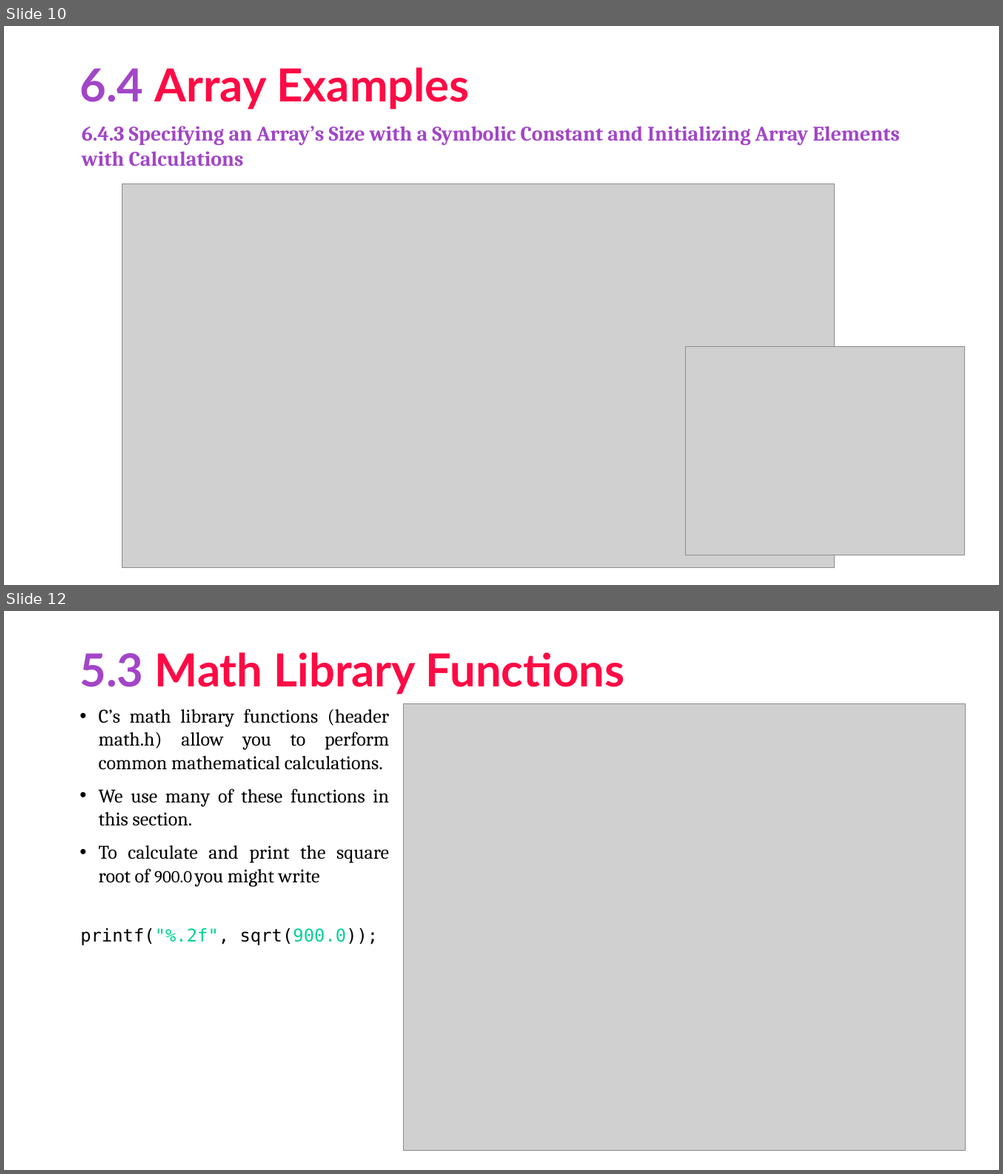
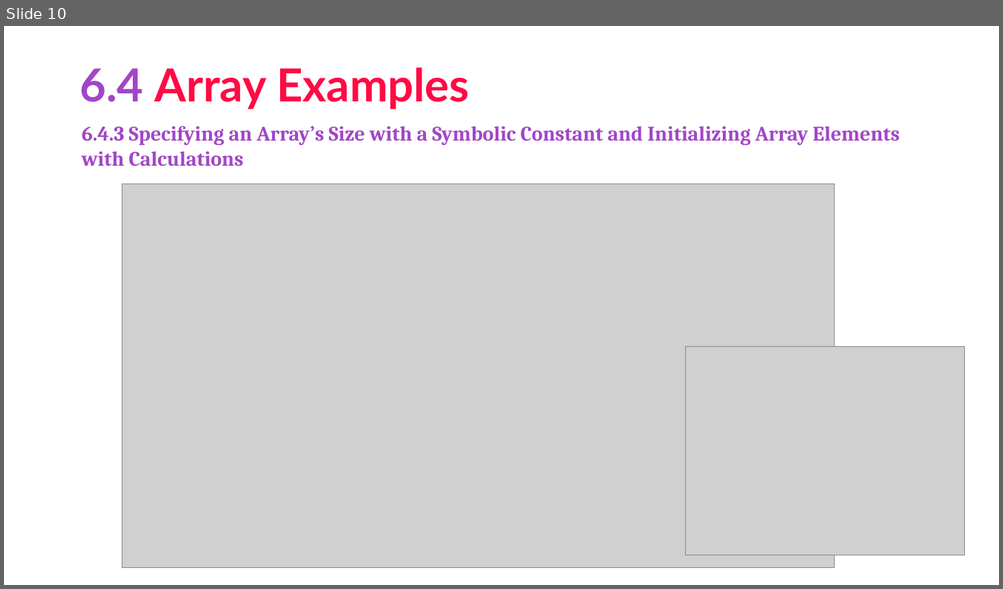
Before and after one commit to asimriaz/FOP, a slide deck: Chapter 6.pptx. Shown one above the other, each under a label of ours: slides 10 and 12 before the commit, slide 10 after it; the slides between them are not shown. The pictures are 1003x1174 and 1003x589 pixels, drawn with LibreOffice and Linux fonts; fonts in the diff are those of the drawing; grey boxes stand for pictures; background and template pictures are left out. Boxes give left, top, right and bottom in pixels: in the first picture for what was removed or moved away, otherwise in the second. Text is boxed around its words. In the diff, an @@ line names an element or a change of style, - is before the commit and + after.

```diff
--- a/Chapter 6.pptx
+++ b/Chapter 6.pptx
@@ slide 12 removed at (4, 611, 999, 1170), background #FFFFFF @@
@@ title removed at (79, 652, 625, 695) @@
-5.3 Math Library Functions
@@ text removed at (80, 709, 389, 945) @@
-• C’s math library functions (header math.h) allow you to perform common mathematical calculations.
-• We use many of these functions in this section.
-• To calculate and print the square root of 900.0 you might write
-printf("%.2f", sqrt(900.0));
@@ picture removed at (403, 704, 965, 1151) @@
```
Also in this commit, not shown: 2 slides changed, 7 slides added, 23 other slides removed.
